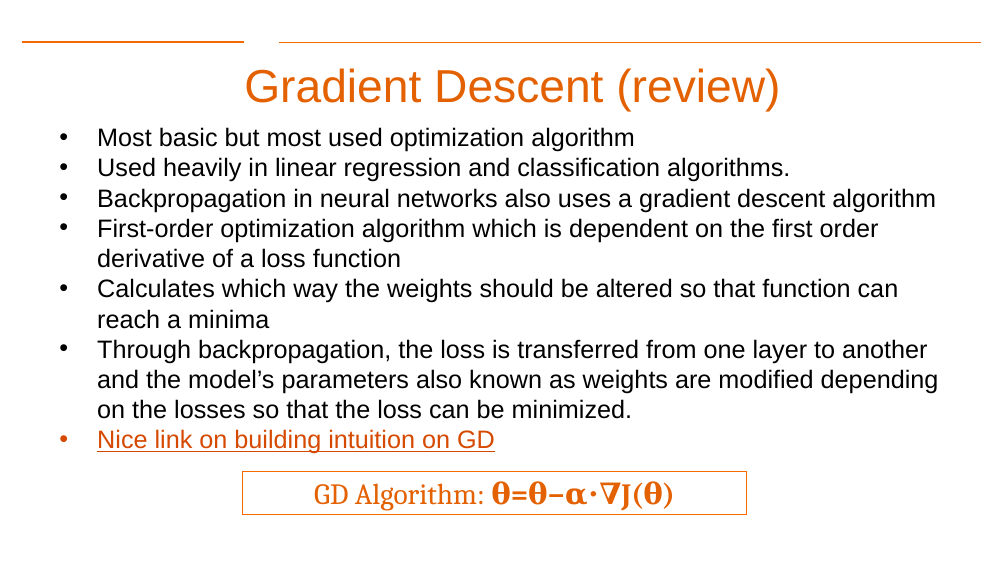
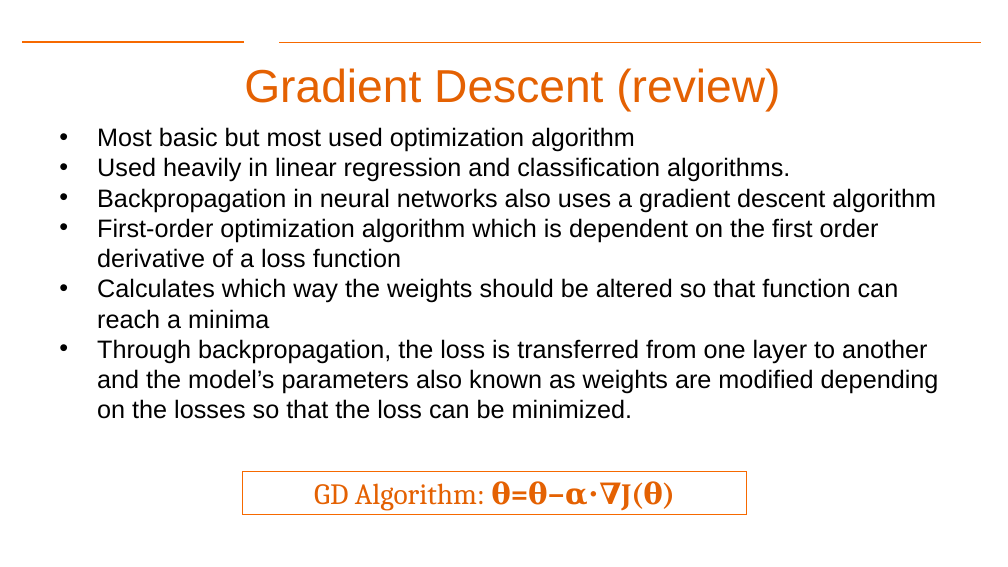
Before and after one commit to gk5951/RIT-DSCI-633-FDS, a slide deck: slide 19 of Syllabus/Lecture19/Lec19DNN2.pptx. Drawn at 1008x567 pixels with LibreOffice and Linux fonts; fonts in the diff are those of the drawing; background and template pictures are left out. Boxes give left, top, right and bottom in pixels: in the first picture for what was removed or moved away, otherwise in the second. Text is boxed around its words. In the diff, an @@ line names an element or a change of style, - is before the commit and + after.

```diff
--- a/Syllabus/Lecture19/Lec19DNN2.pptx
+++ b/Syllabus/Lecture19/Lec19DNN2.pptx
@@ text at (97, 429, 495, 454): paragraph removed @@
-• Nice link on building intuition on GD
```
Also in this commit, not shown: 1 other slide changed, 1 other file.
